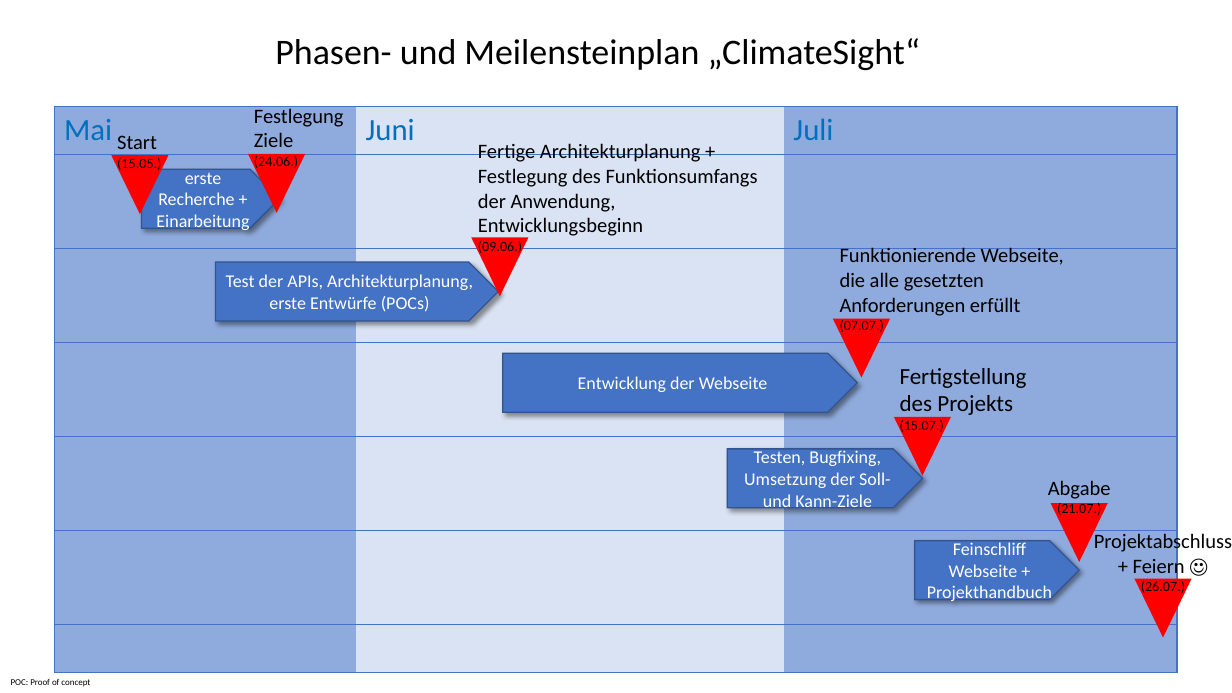
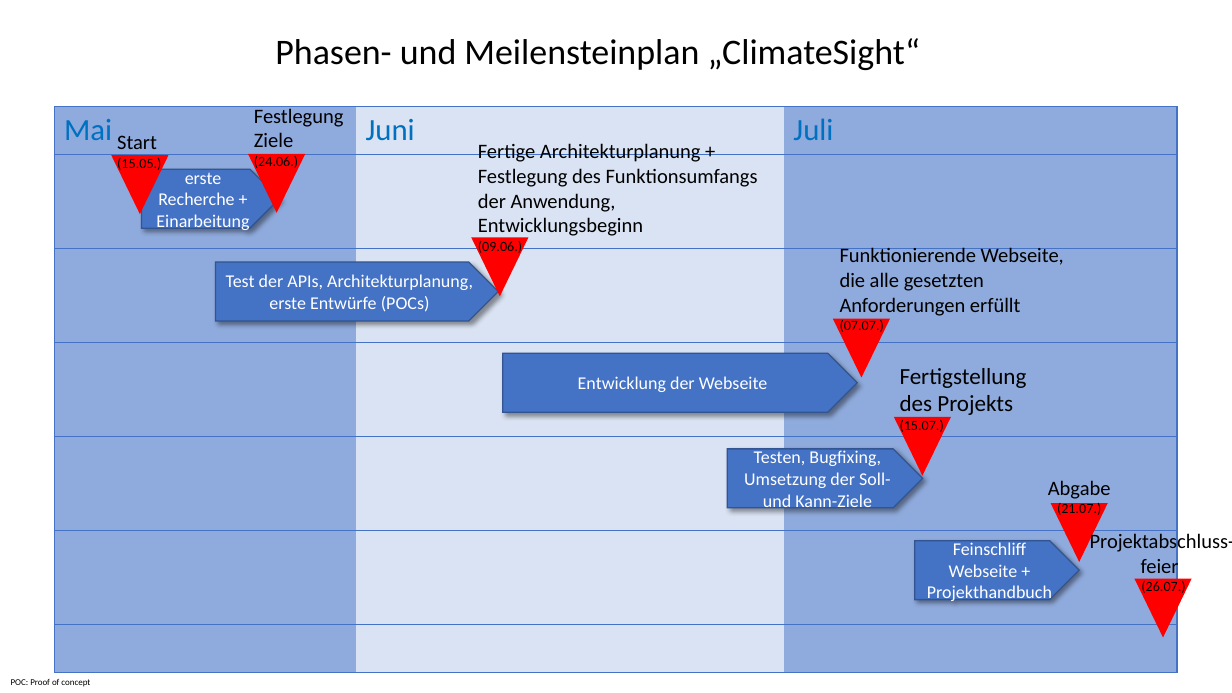
Before and after one commit to matteokosina/climateSight, a slide deck: slide 1 of Projekthandbuch/Planungsdokumente/Phasen- und Meilensteinplan.pptx. Drawn at 1232x693 pixels with LibreOffice and Linux fonts; fonts in the diff are those of the drawing. Boxes give left, top, right and bottom in pixels: in the first picture for what was removed or moved away, otherwise in the second. Text is boxed around its words. In the diff, an @@ line names an element or a change of style, - is before the commit and + after.

Commit message:
Change Abschlussfeier in Meilensteinplan

```diff
--- a/Projekthandbuch/Planungsdokumente/Phasen- und Meilensteinplan.pptx
+++ b/Projekthandbuch/Planungsdokumente/Phasen- und Meilensteinplan.pptx
@@ text at box(1090, 531, 1232, 595): text changed @@
-Projektabschluss + Feiern ☺
-(26.07.)
+Projektabschluss-feier
+(26.07.)
```
